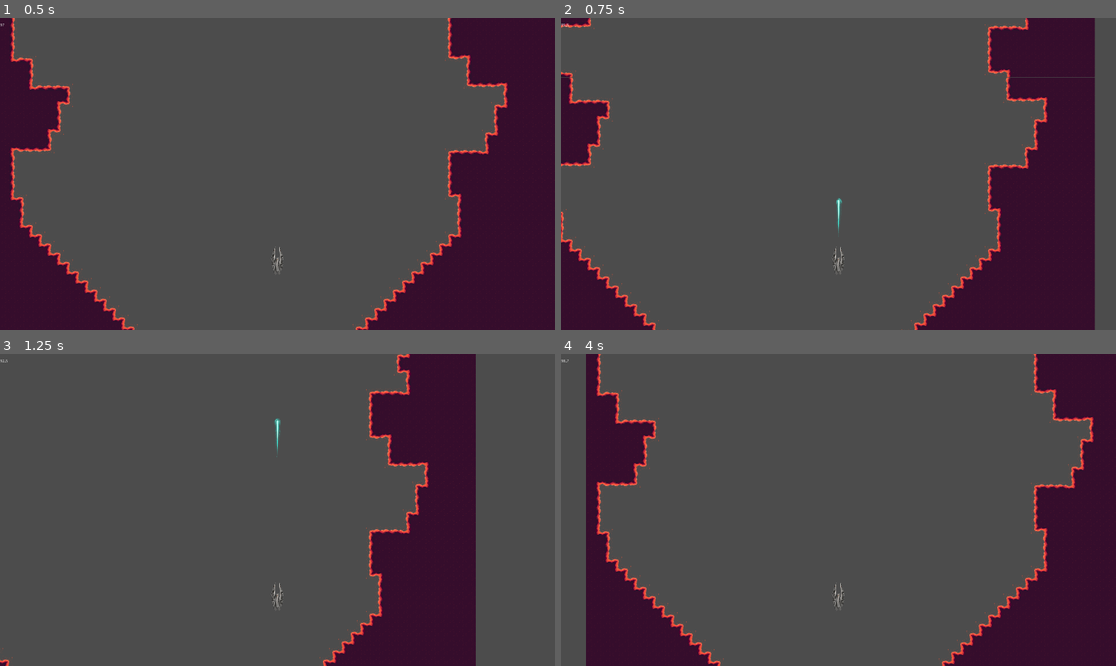
Above: before the commit, frames 1-4 (two rows, left to right).
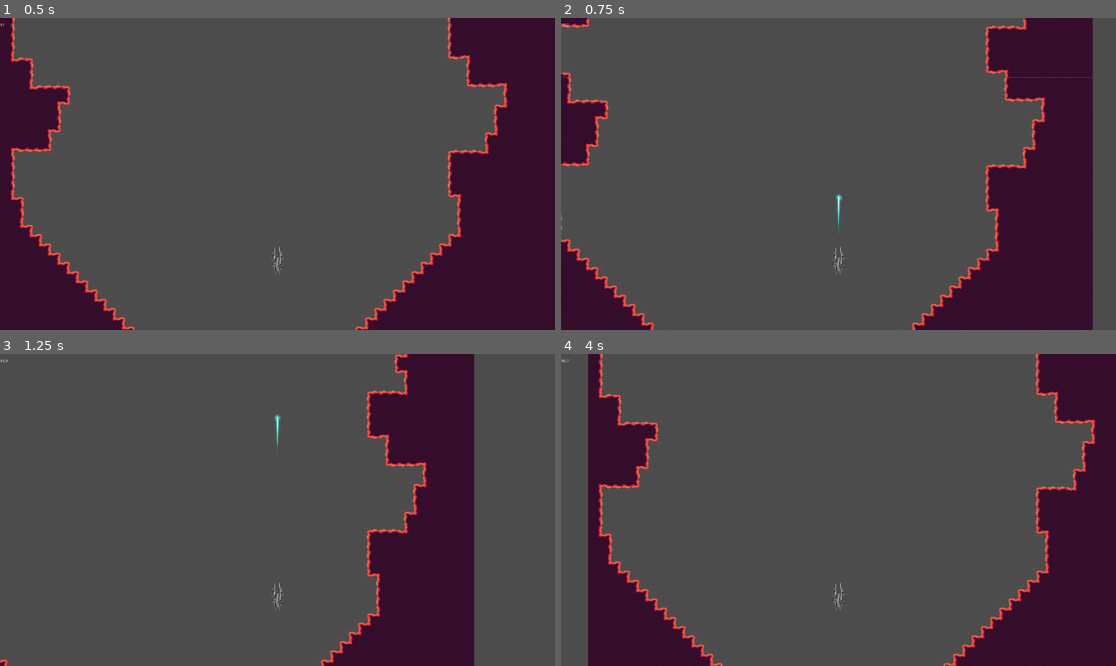
Above: after the commit, the same moments.

Repository: CyanideGourmet/River-Raid-Remake
Game: Godot game, scene res://scenes/Main.tscn
The game is run twice, just before and just after one commit, with the same random seed, the same clock (stepped at 60 frames per second) and the same inputs.
Inputs:
- Up to frame 1 (0.5 s): no input
- Up to frame 2 (0.75 s): tap Enter (ui_accept) at 0.5 s; hold Right (ui_right) from 0.53 s (still down); hold Space (ui_select) from 0.53 s (still down)
- Up to frame 3 (1.25 s): keep holding Right (ui_right); keep holding Space (ui_select); tap Enter (ui_accept) at 0.77, 0.8, 1.07 s
- Up to frame 4 (4 s): release Right (ui_right) at 1.28 s; release Space (ui_select) at 1.28 s; hold Down (ui_down) 1.28-2.03 s; tap Enter (ui_accept) at 1.35, 1.52, 1.82, 2.3, 3.02, 3.32, 3.6, 3.77 s; tap Space (ui_select) at 1.55, 2.85 s; hold Right (ui_right) 2.03-2.78 s; hold Space (ui_select) 2.03-2.78 s; hold Up (ui_up) 2.78-3.53 s; hold Left (ui_left) from 3.53 s (still down)

Frame 1 is identical in both runs. In frame 2, 3.0% of the frame differs, in the area x 0-97%, y 0-100%; in frame 3, 1.7%; in frame 4, 3.8%, in the area x 4-97%, y 0-100%.

Commit message:
New enemy entities
Kod do przeciwników i colizje

Diff:
--- a/scenes/Bullet.tscn
+++ b/scenes/Bullet.tscn
@@ -1,8 +1,7 @@
-[gd_scene load_steps=5 format=2]
+[gd_scene load_steps=4 format=2]
 
 [ext_resource path="res://scripts/Bullet.gd" type="Script" id=1]
 [ext_resource path="res://scenes/Shot.tscn" type="PackedScene" id=2]
-[ext_resource path="res://assets/Images/Debug/bullet.png" type="Texture" id=3]
 
 [sub_resource type="RectangleShape2D" id=1]
 extents = Vector2( 2.27345, 15.9956 )
@@ -10,8 +9,8 @@
 [node name="Bullet" type="KinematicBody2D" groups=[
 "PlayerBullet",
 ]]
-collision_layer = 2
-collision_mask = 2
+collision_layer = 0
+collision_mask = 0
 script = ExtResource( 1 )
 __meta__ = {
 "_edit_group_": true
@@ -22,11 +21,5 @@
 position = Vector2( -0.05, -0.38 )
 scale = Vector2( 0.07, 0.07 )
 
-[node name="Sprite" type="Sprite" parent="."]
-visible = false
-texture = ExtResource( 3 )
-
-[node name="CollisionShape2D" type="CollisionShape2D" parent="." groups=[
-"PlayerBullet",
-]]
+[node name="CollisionShape2D" type="CollisionShape2D" parent="."]
 shape = SubResource( 1 )
--- a/scenes/Choppa!.tscn
+++ /dev/null
@@ -1,20 +0,0 @@
-[gd_scene load_steps=4 format=2]
-
-[ext_resource path="res://assets/Images/Sprites/body czop.png" type="Texture" id=1]
-[ext_resource path="res://assets/Images/Sprites/smiglo kopia 2.png" type="Texture" id=2]
-[ext_resource path="res://assets/Images/Sprites/Rotor.anim" type="Animation" id=3]
-
-[node name="Choppa!" type="Node2D"]
-position = Vector2( 921.266, 510.292 )
-rotation = -1.5708
-
-[node name="Body" type="Sprite" parent="."]
-position = Vector2( 0, 126.04 )
-texture = ExtResource( 1 )
-
-[node name="Rotor_Big" type="Sprite" parent="."]
-texture = ExtResource( 2 )
-
-[node name="AnimationPlayer" type="AnimationPlayer" parent="Rotor_Big"]
-autoplay = "Chopper_Rotor_Big"
-anims/Chopper_Rotor_Big = ExtResource( 3 )
--- /dev/null
+++ b/scenes/Chopper.tscn
@@ -0,0 +1,29 @@
+[gd_scene load_steps=5 format=2]
+
+[ext_resource path="res://scripts/Chopper.gd" type="Script" id=1]
+[ext_resource path="res://assets/Images/Sprites/body czop.png" type="Texture" id=2]
+[ext_resource path="res://assets/Images/Sprites/smiglo kopia 2.png" type="Texture" id=3]
+
+[sub_resource type="CapsuleShape2D" id=1]
+radius = 61.7572
+height = 496.73
+
+[node name="Chopper" type="KinematicBody2D" groups=[
+"enemy",
+]]
+collision_layer = 0
+collision_mask = 0
+script = ExtResource( 1 )
+
+[node name="Body" type="Sprite" parent="."]
+rotation = -1.5708
+texture = ExtResource( 2 )
+
+[node name="Rotor" type="Sprite" parent="Body"]
+texture = ExtResource( 3 )
+
+[node name="AnimationPlayer" type="AnimationPlayer" parent="Body/Rotor"]
+
+[node name="CollisionShape2D" type="CollisionShape2D" parent="."]
+rotation = -1.5708
+shape = SubResource( 1 )
--- a/scenes/Fuel.tscn
+++ b/scenes/Fuel.tscn
@@ -8,16 +8,14 @@
 height = 36.6155
 
 [node name="Fuel" type="Area2D" groups=[
-"enemy",
+"fuel",
 ]]
-collision_layer = 3
-collision_mask = 3
+collision_layer = 0
+collision_mask = 0
 script = ExtResource( 1 )
 
 [node name="Sprite" type="Sprite" parent="."]
 texture = ExtResource( 2 )
 
-[node name="CollisionShape2D" type="CollisionShape2D" parent="." groups=[
-"enemy",
-]]
+[node name="CollisionShape2D" type="CollisionShape2D" parent="."]
 shape = SubResource( 1 )
--- a/scenes/Main.tscn
+++ b/scenes/Main.tscn
@@ -16,6 +16,8 @@
 
 [node name="Player" parent="." instance=ExtResource( 2 )]
 position = Vector2( 960, 17168 )
+collision_layer = 5
+collision_mask = 5
 max_forward_speed = 1000
 min_forward_speed = 0
 fuel_decrease_rate = 0.1
--- a/scenes/MapSlice.tscn
+++ b/scenes/MapSlice.tscn
@@ -11,13 +11,15 @@
 ]]
 tile_set = ExtResource( 1 )
 cell_size = Vector2( 32, 32 )
-collision_layer = 3
-collision_mask = 3
+collision_layer = 0
+collision_mask = 0
 format = 1
 tile_data = PoolIntArray( 0, 0, 0, 1, 0, 0, 2, 0, 0, 3, 0, 0, 4, 0, 0, 5, 0, 0, 6, 0, 0, 7, 0, 0, 8, 0, 0, 9, 0, 0, 10, …(250577 unchanged characters)…
 script = ExtResource( 2 )
 
 [node name="Area" type="Area2D" parent="."]
+collision_layer = 0
+collision_mask = 0
 
 [node name="CollisionShape2D" type="CollisionShape2D" parent="Area"]
 position = Vector2( 960, 4352 )
--- a/scenes/Player.tscn
+++ b/scenes/Player.tscn
@@ -8,6 +8,8 @@
 height = 39.9848
 
 [node name="Player" type="KinematicBody2D"]
+collision_layer = 0
+collision_mask = 0
 script = ExtResource( 1 )
 fuel_decrease_rate = 0.5
 
--- a/scenes/Sector.tscn
+++ /dev/null
@@ -1,12 +0,0 @@
-[gd_scene load_steps=2 format=2]
-
-[ext_resource path="res://assets/Images/Debug/testMap_1.png" type="Texture" id=1]
-
-
-[node name="Sector" type="Area2D"]
-
-[node name="Sprite" type="Sprite" parent="."]
-texture = ExtResource( 1 )
-
-[node name="RightBank" type="CollisionPolygon2D" parent="."]
-polygon = PoolVector2Array( -261.772, 383.531, -250.166, 357.996, -223.857, 328.592, -207.608, 300.736, -203.739, 287.582, -209.929, 268.237, -229.274, 252.762, -294.271, 245.024, -316.711, 236.512, -328.318, 228.001, -332.186, 221.037, -332.96, 207.109, -325.996, 193.954, -321.353, 179.253, -312.068, 167.646, -302.783, 155.265, -288.081, 147.528, -274.927, 136.695, -268.736, 131.278, -261.772, 121.219, -251.713, 114.255, -231.595, 104.196, -209.155, 98.0056, -186.716, 80.2086, -172.014, 60.8641, -179.752, 36.1031, -202.191, 26.0439, -205.286, 2.05673, -182.073, -43.5963, -191.24, -82.0458, -210.793, -98.1075, -252.694, -111.376, -264.565, -125.343, -260.375, -132.326, -277.834, -133.723, -307.862, -146.293, -324.622, -180.511, -308.561, -209.841, -248.504, -222.412, -196.128, -239.87, -161.211, -250.345, -147.245, -271.994, -147.943, -298.53, -164.005, -325.765, -196.128, -342.526, -250.599, -366.967, -265.962, -385.124, -640.01, -383.83, -640.278, 383.397 )
--- a/scenes/UI.tscn
+++ b/scenes/UI.tscn
@@ -6,3 +6,4 @@
 margin_top = 18.0
 margin_right = 102.0
 margin_bottom = 32.0
+text = "Fuel: 100"
--- a/scripts/Bullet.gd
+++ b/scripts/Bullet.gd
@@ -7,6 +7,9 @@
 signal bullet_freed
 
 func _ready():
+	set_collision_mask_bit(3, 1)
+	set_collision_mask_bit(4, 1)
+	set_collision_mask_bit(5, 1)
 	starting_position = position
 
 func _process(delta):
--- /dev/null
+++ b/scripts/Chopper.gd
@@ -0,0 +1,37 @@
+extends KinematicBody2D
+
+export var movement_speed = 100
+
+var player_node
+var direction = 0
+
+signal destroyed
+signal left_the_screen
+
+func _ready():
+	set_collision_layer_bit(1, 1)
+	set_collision_layer_bit(4, 1)
+	player_node = get_parent().get_parent().find_node("Player")
+	connect("destroyed", player_node, "_hit_a_node")
+	connect("destroyed", get_parent(), "_node_destroyed")
+	connect("left_the_screen", get_parent(), "_node_destroyed")
+
+func _process(delta):
+	if position.x < 0 or position.x > 1950:
+		_left_the_screen()
+
+func _physics_process(delta):
+	var velocity = Vector2(direction, 0) * movement_speed
+	var collision = move_and_collide(velocity*delta)
+	if collision:
+		if collision.collider.is_in_group("PlayerBullet"):
+			_death()
+
+func _death():
+	#death animation
+	emit_signal("destroyed", self)
+	queue_free()
+
+func _left_the_screen():
+	emit_signal("left_the_screen", self)
+	queue_free()
--- a/scripts/Fuel.gd
+++ b/scripts/Fuel.gd
@@ -5,6 +5,8 @@
 var player_node
 
 func _ready():
+	set_collision_layer_bit(2, 1)
+	set_collision_layer_bit(5, 1)
 	player_node = get_parent().get_parent().find_node("Player")
 	connect("body_entered", self, "_fuel")
 	connect("body_exited", self, "_fuel")
--- a/scripts/MapSlice.gd
+++ b/scripts/MapSlice.gd
@@ -3,6 +3,8 @@
 export var level_size = 8704
 export var min_fuel_number = 4
 export var max_fuel_number = 10
+export var min_chopper_number = 5
+export var max_chopper_number = 15
 export var min_generate_start_n = 3
 export var max_generate_start_n = 5
 export var min_generate_start_m = 10
@@ -12,6 +14,7 @@
 
 var player_node
 var Fuel = preload("res://scenes/Fuel.tscn")
+var Chopper = preload("res://scenes/Chopper.tscn")
 var map_array = []
 var instantiated_nodes_coordinates = []
 var start_end_width = [0, 0]
@@ -26,6 +29,9 @@
 var entities = []
 
 func _ready():
+	set_collision_layer_bit(0, 1)
+	set_collision_layer_bit(3, 1)
+	$Area.set_collision_layer_bit(0, 1)
 	player_node = get_parent().find_node("Player")
 	$Area.connect("body_entered", self, "_on_Mapslice_body_entered")
 	$Area.connect("body_exited", self, "_on_MapSlice_body_exited")
@@ -273,19 +279,32 @@
 func _instantiated_nodes_coordinates():
 	instantiated_nodes_coordinates = []
 	var fuel_number = _random_int(min_fuel_number, max_fuel_number)
-	var a
+	var chopper_number = _random_int(min_chopper_number, max_chopper_number)
+	var fuel_coords = []
+	var chopper_coords = []
 	while fuel_number > 0:
 		var coordinates = [0, _random_int(20, 251)]
 		while(map_array[coordinates[0]][coordinates[1]] != [0, 0, 0]):
 			coordinates[0] += 1
 		coordinates[0] += island_params[0]/2
 		coordinates[0] += (copy_offset-island_params[0])*_random_int(0, 1)
-		instantiated_nodes_coordinates.append(coordinates)
+		fuel_coords.append(coordinates)
 		fuel_number -= 1
+	instantiated_nodes_coordinates.append(fuel_coords)
+	while chopper_number > 0:
+		var coordinates = [_random_int(0, 1)*59, _random_int(50, 221)]
+		print(coordinates)
+		chopper_coords.append(coordinates)
+		chopper_number -= 1
+	instantiated_nodes_coordinates.append(chopper_coords)
 
 func _place_entities():
+	_fuel_entities()
+	_enemies()
+
+func _fuel_entities():
 	var fuel_entities = []
-	for i in instantiated_nodes_coordinates:
+	for i in instantiated_nodes_coordinates[0]:
 		var x = Fuel.instance()
 		add_child(x)
 		x.position = Vector2(16 + 32 * i[0], 16 + 32 * i[1])
@@ -293,6 +312,23 @@
 		fuel_entities.append(x)
 	entities.append(fuel_entities)
 
+func _enemies():
+	_choppers()
+
+func _choppers():
+	var chopper_entities = []
+	for i in instantiated_nodes_coordinates[1]:
+		var x = Chopper.instance()
+		add_child(x)
+		x.position = Vector2(16 + 32 * i[0], 16 + 32 * i[1])
+		x.scale = Vector2(0.25, 0.25)
+		x.direction = -1
+		if i[0] == 0:
+			x.rotation = 135
+			x.direction = 1
+		chopper_entities.append(x)
+	entities.append(chopper_entities)
+
 func _clear_entities():
 	for i in entities:
 		for j in i:
--- a/scripts/Player.gd
+++ b/scripts/Player.gd
@@ -16,10 +16,10 @@
 var acceleration_dir = 0
 var forward_speed = def_forward_speed
 var full_stop = 1
+var forward_slowdown = 0
 var current_mapslice
 var refill = 0
-var velocity
-var sideways_velocity = Vector2(0, 0)
+var input = Vector2(0, 0)
 
 signal free_the_bullet
 
@@ -27,49 +27,60 @@
 	camera_pos = $Camera.position
 	UI = get_parent().get_node("UI").get_node("Fuel")
 	UI.text = str(fuel)
+	set_collision_mask_bit(0, 1)
+	set_collision_mask_bit(1, 1)
+	set_collision_mask_bit(2, 1)
 
-func get_input():
-	var velocity = Vector2(0, 0)
-	if Input.is_action_pressed("ui_left"):
-		velocity.x -= 1
-	if Input.is_action_pressed("ui_right"):
-		velocity.x += 1
-	if Input.is_action_pressed("ui_up"):
-		acceleration_dir = 1
-	elif Input.is_action_pressed("ui_down"):
-		acceleration_dir = -1
-	else:
+func _input(event):
+	if event.is_pressed():
+		if event.is_action("ui_left"):
+			input.x = -1
+		elif event.is_action("ui_right"):
+			input.x = 1
+		elif event.is_action("ui_up"):
+			forward_slowdown = 0
+			acceleration_dir = 1
+		elif event.is_action("ui_down"):
+			forward_slowdown = 0
+			acceleration_dir = -1
+		elif event.is_action("ui_accept"):
+			fuel_decrease_rate -= 0.1
+			fuel_decrease_rate = abs(fuel_decrease_rate)
+	elif event.is_action_released("ui_left") or event.is_action_released("ui_right"):
+		input.x = 0
+	if event.is_action_released("ui_up") or event.is_action_released("ui_down"):
+		forward_slowdown = 1
 		if forward_speed > def_forward_speed:
 			acceleration_dir = -1
-		elif forward_speed < def_forward_speed:
+		else:
 			acceleration_dir = 1
-		else:
-			acceleration_dir = 0
-	return velocity
-
-func _process(delta):
-	sideways_velocity = get_input()
-	if fuel <= 0:
-		_dead()
-	if Input.is_action_just_pressed("ui_select") and ammo > 0:
+	if event.is_action_pressed("ui_select") and ammo > 0:
 		var bullet = Bullet.instance()
 		bullet.scale = Vector2(4, 4)
 		add_child(bullet)
 		bullet.connect("bullet_freed", self, "_on_bullet_freed")
 		connect("free_the_bullet", bullet, "_death")
 		ammo -= 1
+
+func _process(delta):
+	if forward_slowdown == 1:
+		if forward_speed == def_forward_speed and acceleration_dir != 0:
+			acceleration_dir = 0
+			forward_slowdown = 0
+	if fuel <= 0:
+		_dead()
 	fuel = clamp(fuel, 0, 100)
 	UI.text = str(fuel)
 
 func _physics_process(delta):
-	velocity = (sideways_velocity + Vector2(0, -1))*full_stop
+	var velocity = (input + Vector2(0, -1))*full_stop
 	forward_speed += acceleration_speed * acceleration_dir
 	forward_speed = clamp(forward_speed, min_forward_speed, max_forward_speed)
 	velocity.x *= movement_speed
 	velocity.y *= forward_speed
 	var collision = move_and_collide(velocity * delta)
 	if collision:
-		if collision.collider.is_in_group("terrain"):
+		if collision.collider.is_in_group("terrain") or collision.collider.is_in_group("enemy"):
 			_dead()
 	fuel += -fuel_decrease_rate + fuel_refill_rate * refill
 	position.x = clamp(position.x, camera_pos.x, camera_pos.x + $Camera.get_viewport_rect().size.x)
@@ -95,5 +106,5 @@
 	current_mapslice = node
 
 func _hit_a_node(node):
-	if node.is_in_group("enemy"):
+	if node.is_in_group("enemy") or node.is_in_group("fuel"):
 		emit_signal("free_the_bullet")
